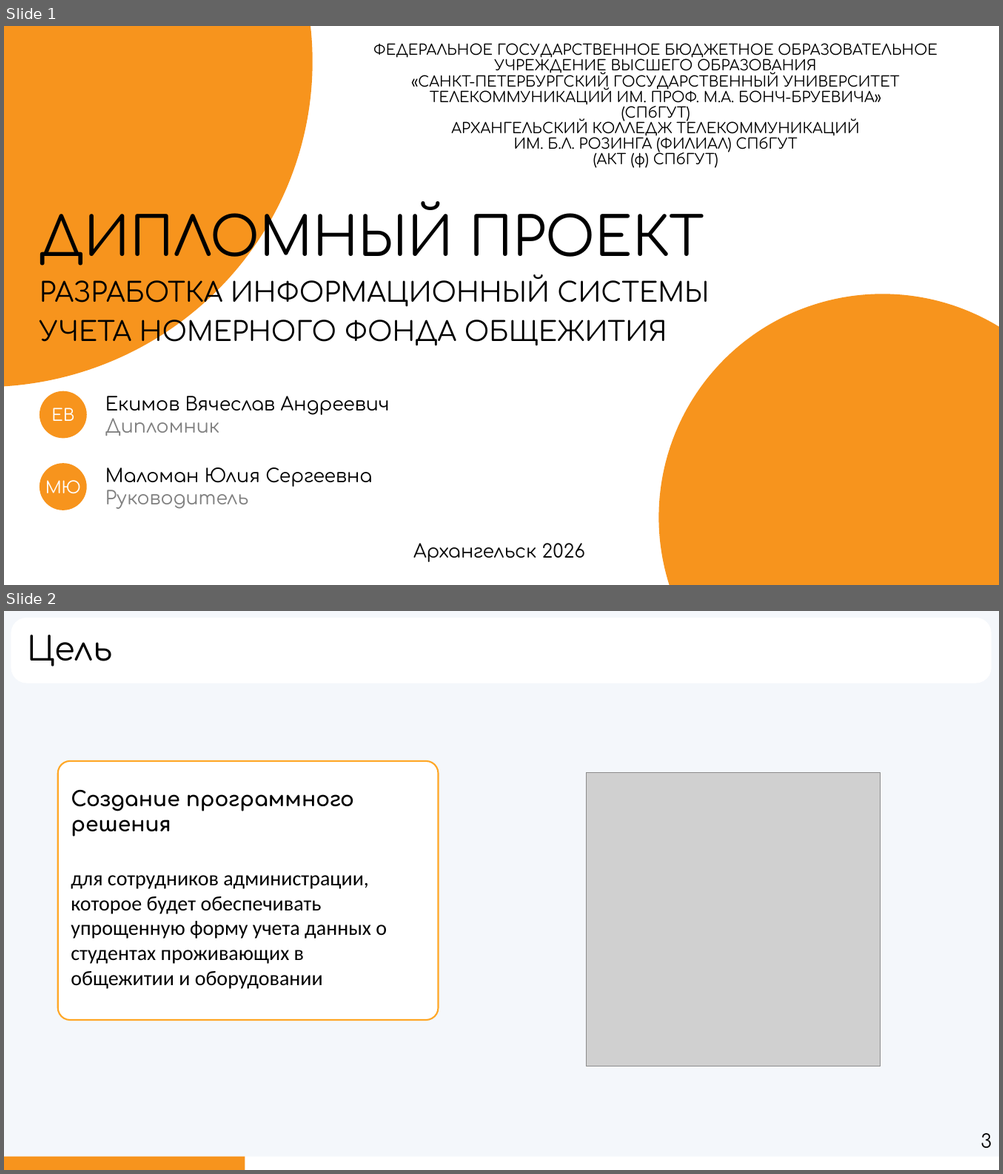
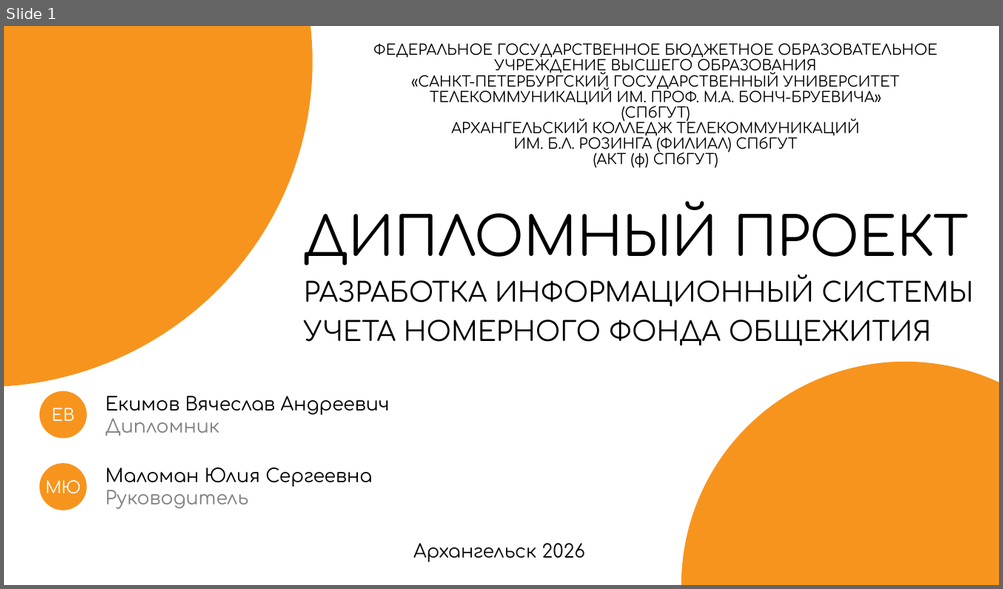
Before and after one commit to hhallva/cmdnt-website, a slide deck: ДП/Презентация/Презентация.pptx. Shown one above the other, each under a label of ours: slides 1 and 2 before the commit, slide 1 after it. The pictures are 1003x1174 and 1003x589 pixels, drawn with LibreOffice and Linux fonts; fonts in the diff are those of the drawing; grey boxes stand for pictures. Boxes give left, top, right and bottom in pixels: in the first picture for what was removed or moved away, otherwise in the second. Text is boxed around its words. In the diff, an @@ line names an element or a change of style, - is before the commit and + after.

```diff
--- a/ДП/Презентация/Презентация.pptx
+++ b/ДП/Презентация/Презентация.pptx
@@ slide 2 removed at bbox=[4, 611, 999, 1170], background #F4F7FB @@
@@ rounded rectangle removed at bbox=[11, 618, 990, 683] @@
@@ text removed at bbox=[27, 635, 113, 667] @@
-Цель
@@ rounded rectangle removed at bbox=[58, 761, 438, 1020] @@
@@ picture removed at bbox=[586, 773, 880, 1067] @@
@@ text removed at bbox=[71, 790, 354, 837] @@
-Создание программного решения
@@ text removed at bbox=[71, 875, 387, 989] @@
-для сотрудников администрации, которое будет обеспечивать упрощенную форму учета данных о студентах проживающих в общежитии и оборудовании
@@ text removed at bbox=[980, 1133, 991, 1148] @@
-3
@@ rectangle removed at bbox=[4, 1157, 999, 1170] @@
@@ rectangle removed at bbox=[4, 1157, 245, 1170] @@
@@ slide 1 changed as well @@
@@ text "ДИПЛОМНЫЙ ПРОЕКТ" rewrapped from bbox=[40, 195, 708, 349] to bbox=[304, 201, 973, 346] @@
@@ ellipse: place and size @@
-ellipse at bbox=[658, 294, 999, 585]
+ellipse at bbox=[681, 362, 999, 585]
```
Also in this commit, not shown: 7 other slides changed, 5 slides added, 23 other files.
